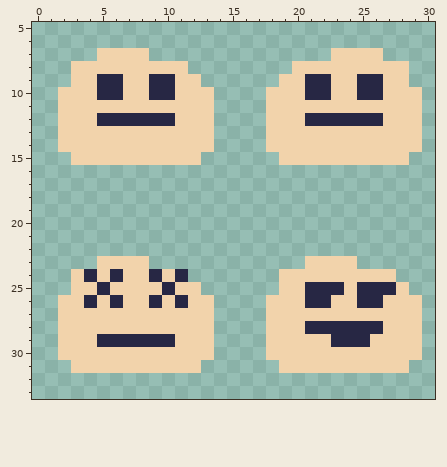
A pixel-art sprite gets an edit: TacTic/Art/BenjaminEverson.png. Above, as it was before the edit.
The file is 64x64 pixels. Shown: x 0..30, y 5..33.
And afterwards:
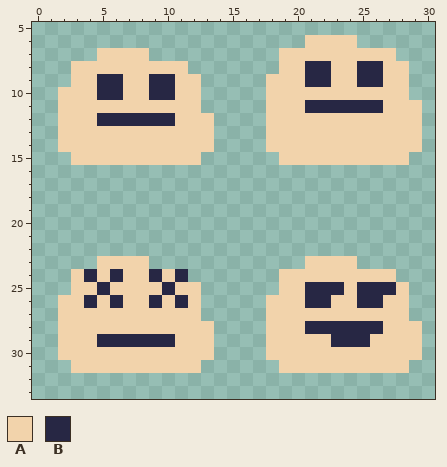
Palette (. is transparent): A #f2d3ab  B #272744
Message: Updated Benjamin asset Now bobs up and down instead of head-jiggling.
The edit:
Colour A now appears in row 6 at x 21 to 24; in row 7 at x 19 to 22 and 27; in row 8 at x 19; in row 9 at x 18.
The author changed colour B to colour A in row 10 at x 21 to 22 and 25 to 26; in row 12 at x 21 to 26.
The author changed colour A to colour B in row 8 at x 21 to 22 and 25 to 26; in row 11 at x 21 to 26.
Colour A is removed in row 10 at x 13 and 29; in row 11 at x 13; in rows 26 to 27 at x 13 and 29.
Pixel boxes of the changes (left, top, right, bottom) in both pictures:
changed: (266, 35, 422, 126)
erased: (201, 87, 214, 113)
erased: (201, 295, 214, 321)
erased: (409, 295, 422, 321)
